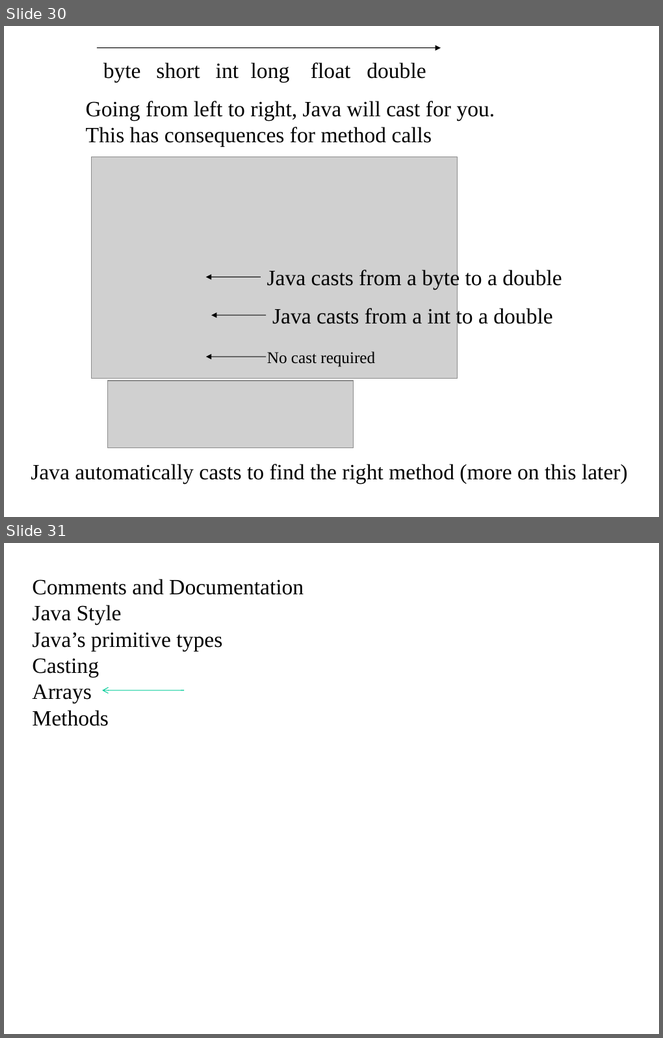
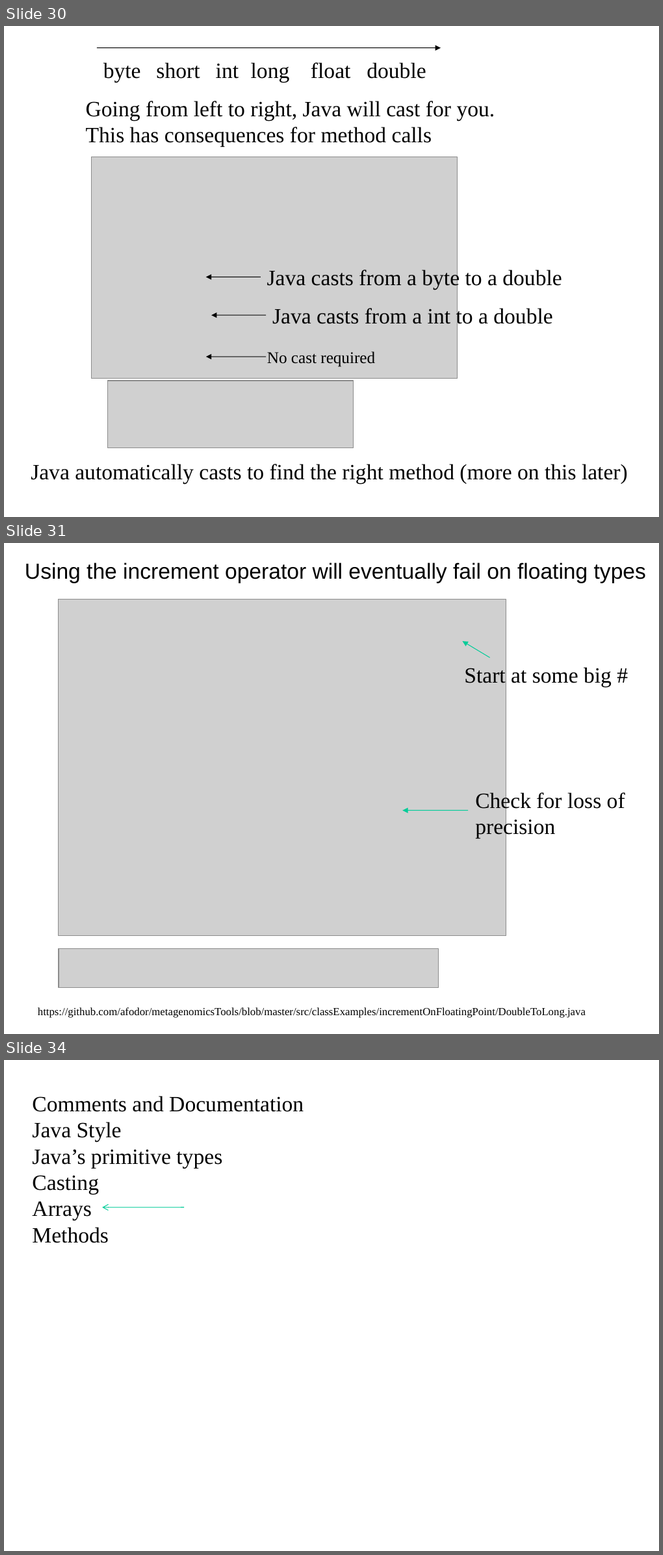
Before and after one commit to afodor/afodor.github.io, a slide deck: classes/prog2017/Prog3-Lecture03.ppt. Shown one above the other, each under a label of ours: slides 30 and 31 before the commit, slides 30, 31 and 34 after it; the slides between them are not shown. The pictures are 663x1038 and 663x1555 pixels, drawn with LibreOffice and Linux fonts; fonts in the diff are those of the drawing; grey boxes stand for pictures. Boxes give left, top, right and bottom in pixels: in the first picture for what was removed or moved away, otherwise in the second. Text is boxed around its words. In the diff, an @@ line names an element or a change of style, - is before the commit and + after.

Commit message:
add warning on use of increment on floating point

```diff
--- a/classes/prog2017/Prog3-Lecture03.ppt
+++ b/classes/prog2017/Prog3-Lecture03.ppt
@@ slide 31 added at [4,543,659,1034], background #FFFFFF @@
@@ text added at [25,563,646,583], 24 pt, text #000000 @@
+Using the increment operator will eventually fail on floating types
@@ picture added at [59,599,506,936] @@
@@ arrow added from (490, 657) to (463, 641), #00CC98 0.74 pt @@
@@ text added at [464,667,612,687], 24 pt, text #000000 @@
+Start at some big #
@@ text added at [475,791,625,839], 24 pt, text #000000 @@
+Check for loss of
+precision
@@ arrow added from (468, 810) to (402, 810), #00CC98 0.74 pt @@
@@ picture added at [59,949,438,988] @@
@@ text added at [38,1008,586,1018], 12 pt, text #000000 @@
+https://github.com/afodor/metagenomicsTools/blob/master/src/classExamples/incrementOnFloatingPoint/DoubleToLong.java
@@ what was slide 31 is now slide 34 @@
```
Also in this commit, not shown: 2 other slides added.
